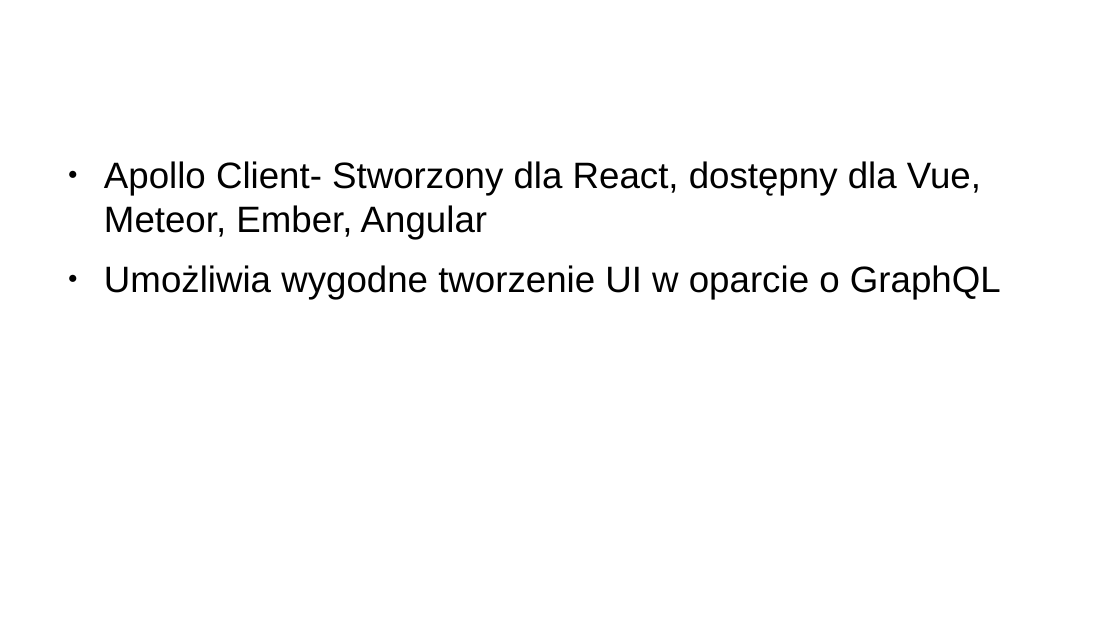
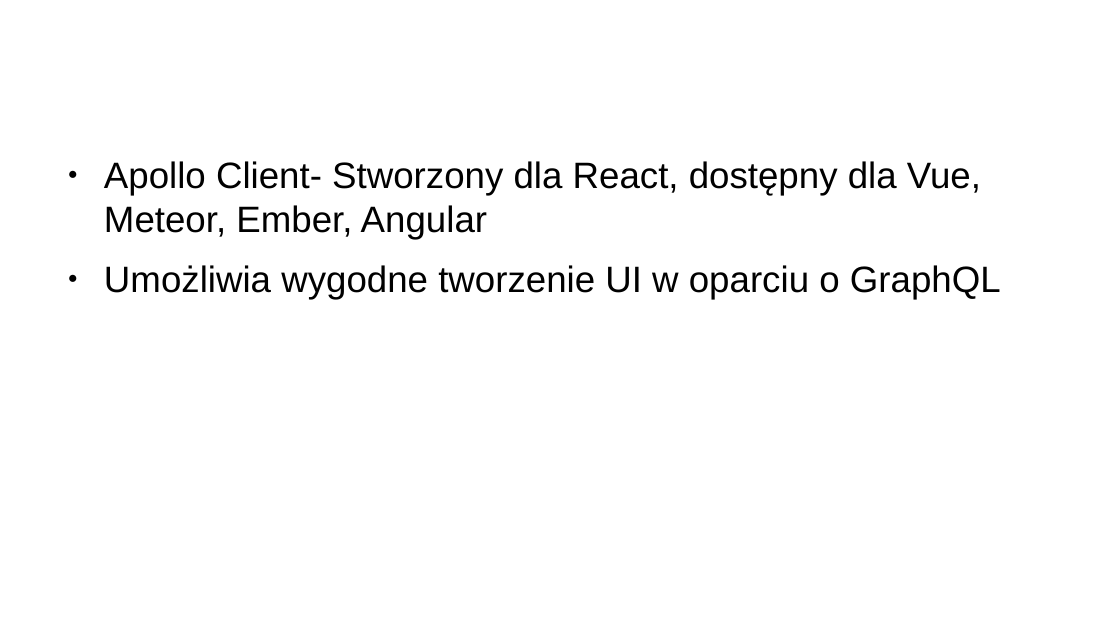
Before and after one commit to masives/meetjs-graphql, a slide deck: slide 14 of prezentacja.odp. Drawn at 1120x630 pixels with LibreOffice and Linux fonts; fonts in the diff are those of the drawing; background and template pictures are left out. Boxes give left, top, right and bottom in pixels: in the first picture for what was removed or moved away, otherwise in the second. Text is boxed around its words. In the diff, an @@ line names an element or a change of style, - is before the commit and + after.

Commit message:
add presentation

```diff
--- a/prezentacja.odp
+++ b/prezentacja.odp
@@ text at [104, 265, 1001, 300]: text changed @@
-● Umożliwia wygodne tworzenie UI w oparcie o GraphQL
+● Umożliwia wygodne tworzenie UI w oparciu o GraphQL
```
